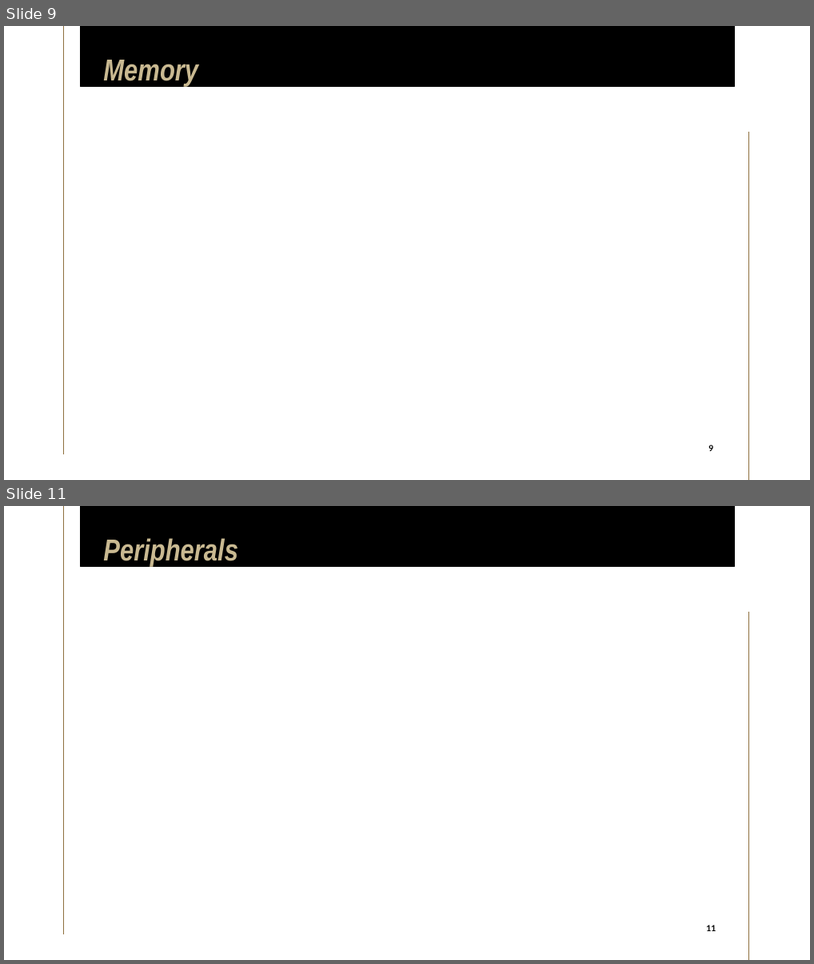
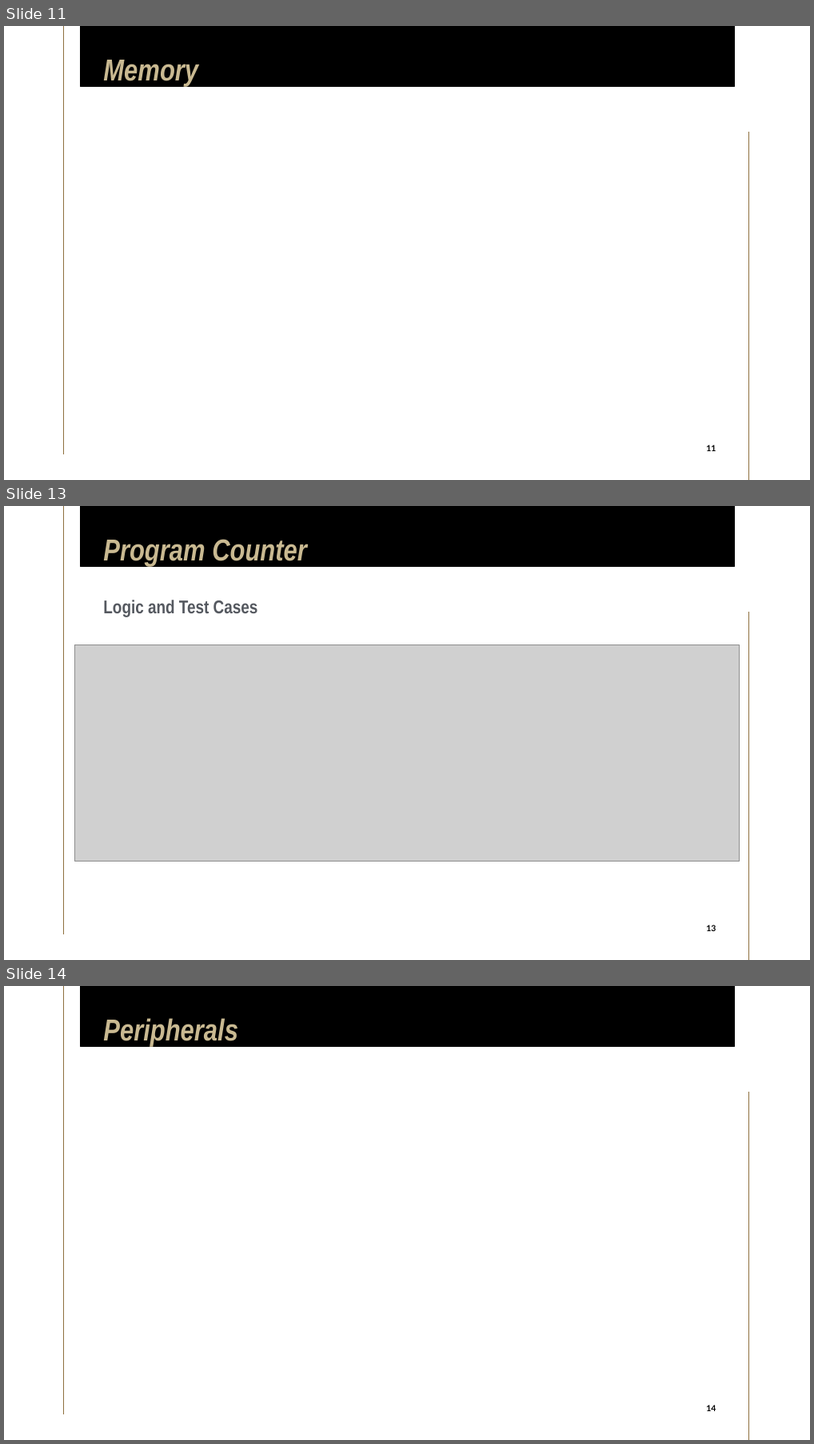
Before and after one commit to limichael246/STARS_2024, a slide deck: Project_Proposal.pptx. Shown one above the other, each under a label of ours: slides 9 and 11 before the commit, slides 11, 13 and 14 after it; the slides between them are not shown. The pictures are 814x964 and 814x1444 pixels, drawn with LibreOffice and Linux fonts; fonts in the diff are those of the drawing; grey boxes stand for pictures. Boxes give left, top, right and bottom in pixels: in the first picture for what was removed or moved away, otherwise in the second. Text is boxed around its words. In the diff, an @@ line names an element or a change of style, - is before the commit and + after.

```diff
--- a/Project_Proposal.pptx
+++ b/Project_Proposal.pptx
@@ slide 13 added at [4, 506, 810, 960], background #FFFFFF; not listed: 3 template elements that a slide beside it also shows @@
@@ title added at [103, 539, 307, 567], 36 pt, text #C9B991, bold, italic @@
+Program Counter
@@ subtitle added at [103, 600, 258, 617], 22 pt, text #555960, bold @@
+Logic and Test Cases
@@ picture added at [74, 644, 740, 860] @@
@@ page number added at [702, 920, 721, 936], 10 pt, text #000000, bold @@
+13
@@ what was slide 9 is now slide 11 @@
@@ page number at [706, 444, 716, 451]: text changed @@
-9
+11
@@ what was slide 11 is now slide 14 @@
@@ page number at [706, 1404, 716, 1411]: text changed @@
-11
+14
```
Also in this commit, not shown: 5 slides changed, 4 other slides added.
